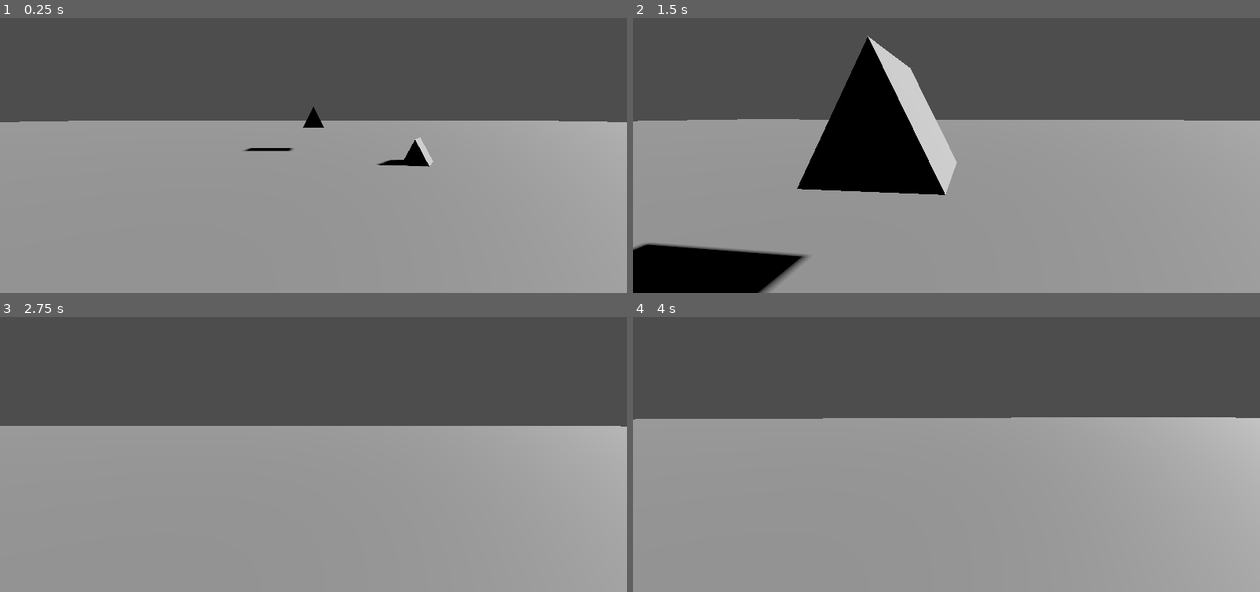
Above: before the commit, frames 1-4 (two rows, left to right).
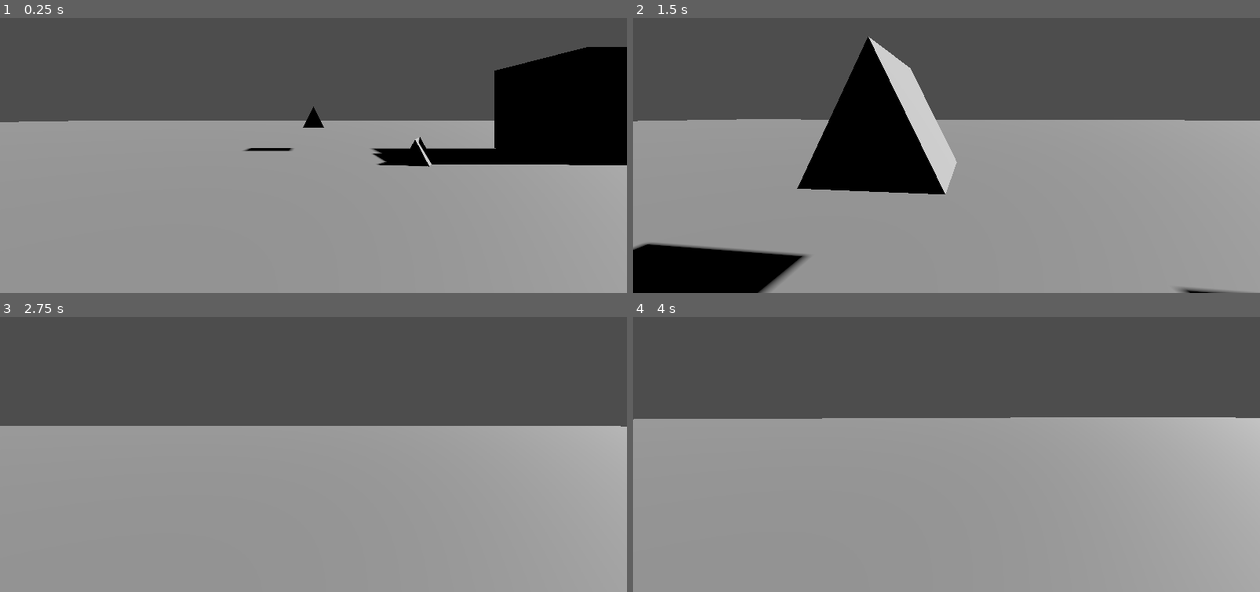
Above: after the commit, the same moments.

Repository: emeryplyler/Jam
Game: Godot game, scene res://main.tscn
The game is run twice, just before and just after one commit, with the same random seed, the same clock (stepped at 60 frames per second) and the same inputs.
Inputs (mouse positions are in pixels of both pictures, inside the frame that each line leads up to):
- Up to frame 1 (0.25 s): no input
- Up to frame 2 (1.5 s): tap Enter (ui_accept) at 0.5, 0.77 s; move the mouse to (977, 117) at 0.52 s; hold W (Forward) from 0.53 s (still down); tap E (Interact, bound only after the commit) at 0.6 s; tap Space (Interact, bound only before the commit) at 0.8, 1.35 s; move the mouse to (915, 119) at 1.27 s
- Up to frame 3 (2.75 s): keep holding W (Forward); tap Enter (ui_accept) at 1.52, 2 s; tap E (Interact, bound only after the commit) at 1.55, 2.1 s; move the mouse to (326, 410) at 2.02 s; tap Space (Interact, bound only before the commit) at 2.3 s
- Up to frame 4 (4 s): keep holding W (Forward); tap Enter (ui_accept) at 2.75, 3.02, 3.5, 3.77 s; move the mouse to (940, 421) at 2.77 s; tap Space (Interact, bound only before the commit) at 2.85, 3.8 s; tap E (Interact, bound only after the commit) at 3.05, 3.6 s; move the mouse to (990, 421) at 3.52 s

The runs differ from the first frame. In frame 1, 9.3% of the frame differs, in the area x 3-100%, y 10-54%; in frame 2, 0.2%; in frame 3, less than 0.1%; in frame 4, less than 0.1%.

Commit message:
player can teleport between doors
set destination by dragging into inspector

Diff:
--- /dev/null
+++ b/door.gd
@@ -0,0 +1,23 @@
+extends Area3D
+
+# listen for an interaction signal that will be sent when the player interacts with this item
+# when signal is received, teleport player to the decided location
+# location must be unique between doors
+
+# match this door name between matching locations
+#@export var door_name: String
+@export var destination: Area3D
+
+# Called when the node enters the scene tree for the first time.
+func _ready() -> void:
+	pass
+
+# Called every frame. 'delta' is the elapsed time since the previous frame.
+func _process(delta: float) -> void:
+	pass
+
+
+# called by player script
+func on_interact():
+	var target = destination.global_position
+	return(target)
--- a/main.tscn
+++ b/main.tscn
@@ -1,6 +1,7 @@
-[gd_scene load_steps=7 format=3 uid="uid://c3scy7pclrd8h"]
+[gd_scene load_steps=12 format=3 uid="uid://c3scy7pclrd8h"]
 
-[ext_resource type="Script" path="res://player.gd" id="1_rwvyv"]
+[ext_resource type="PackedScene" uid="uid://cb3bhghcaxos0" path="res://prefabs/door.tscn" id="1_me5c6"]
+[ext_resource type="Script" path="res://player/player.gd" id="1_rwvyv"]
 
 [sub_resource type="WorldBoundaryShape3D" id="WorldBoundaryShape3D_65nkc"]
 
@@ -9,9 +10,20 @@
 
 [sub_resource type="PrismMesh" id="PrismMesh_6wxw5"]
 
+[sub_resource type="StandardMaterial3D" id="StandardMaterial3D_si04p"]
+albedo_color = Color(0.4836, 0.84072, 0.93, 1)
+
+[sub_resource type="BoxMesh" id="BoxMesh_7eftf"]
+material = SubResource("StandardMaterial3D_si04p")
+
+[sub_resource type="BoxShape3D" id="BoxShape3D_llvgx"]
+
 [sub_resource type="CapsuleShape3D" id="CapsuleShape3D_tijw1"]
 
 [sub_resource type="CapsuleMesh" id="CapsuleMesh_46s2m"]
+
+[sub_resource type="CylinderShape3D" id="CylinderShape3D_11rjj"]
+radius = 1.41
 
 [node name="Node3D" type="Node3D"]
 
@@ -38,6 +50,28 @@
 transform = Transform3D(0.831062, 0, -0.55618, 0, 1, 0, 0.55618, 0, 0.831062, 3.6685, 0.354627, -8.0724)
 mesh = SubResource("PrismMesh_6wxw5")
 
+[node name="House" type="Node3D" parent="World"]
+transform = Transform3D(1, 0, 0, 0, 1, 0, 0, 0, 1, 11.281, 1.9802, -9.77067)
+
+[node name="MeshInstance3D" type="MeshInstance3D" parent="World/House"]
+transform = Transform3D(4, 0, 0, 0, 4, 0, 0, 0, 4, 0, 0, 0)
+mesh = SubResource("BoxMesh_7eftf")
+
+[node name="DoorRange" parent="World/House" node_paths=PackedStringArray("destination") instance=ExtResource("1_me5c6")]
+destination = NodePath("../../House2/DoorRange")
+
+[node name="RigidBody3D" type="RigidBody3D" parent="World/House"]
+
+[node name="CollisionShape3D" type="CollisionShape3D" parent="World/House/RigidBody3D"]
+transform = Transform3D(4, 0, 0, 0, 4, 0, 0, 0, 4, 0, 0, 0)
+shape = SubResource("BoxShape3D_llvgx")
+
+[node name="House2" type="Node3D" parent="World"]
+transform = Transform3D(1, 0, 0, 0, 1, 0, 0, 0, 1, 31.3521, 2.29985, -4.82508)
+
+[node name="DoorRange" parent="World/House2" node_paths=PackedStringArray("destination") instance=ExtResource("1_me5c6")]
+destination = NodePath("../../House/DoorRange")
+
 [node name="CharacterBody3D" type="CharacterBody3D" parent="." node_paths=PackedStringArray("cam_arm", "player_view")]
 transform = Transform3D(1, 0, 0, 0, 1, 0, 0, 0, 1, 0, 1.19895, 0)
 script = ExtResource("1_rwvyv")
@@ -48,10 +82,18 @@
 shape = SubResource("CapsuleShape3D_tijw1")
 
 [node name="MeshInstance3D" type="MeshInstance3D" parent="CharacterBody3D"]
-visible = false
 mesh = SubResource("CapsuleMesh_46s2m")
 
 [node name="1stPersonCamArm" type="Node3D" parent="CharacterBody3D"]
+transform = Transform3D(1, 0, 0, 0, 1, 0, 0, 0, 1, 0, 0.6, 0)
 
 [node name="1stPersonCam" type="Camera3D" parent="CharacterBody3D/1stPersonCamArm"]
-transform = Transform3D(1, 0, 0, 0, 1, 0, 0, 0, 1, 0, 0.601149, 0)
+
+[node name="InteractRange" type="Area3D" parent="CharacterBody3D"]
+transform = Transform3D(1, 0, 0, 0, 1, 0, 0, 0, 1, 0, 0, -1.12782)
+
+[node name="CollisionShape3D" type="CollisionShape3D" parent="CharacterBody3D/InteractRange"]
+shape = SubResource("CylinderShape3D_11rjj")
+
+[connection signal="area_entered" from="CharacterBody3D/InteractRange" to="CharacterBody3D" method="_on_interact_range_area_entered"]
+[connection signal="area_exited" from="CharacterBody3D/InteractRange" to="CharacterBody3D" method="_on_interact_range_area_exited"]
--- a/player.gd
+++ b/player/player.gd
@@ -7,6 +7,11 @@
 
 @export var cam_arm: Node3D
 @export var player_view: Camera3D
+@export var interact_range: Area3D
+
+var things_in_range = [] # this is updated whenever things enter InteractRange using signals
+
+signal interact_door
 
 func _ready() -> void:
 	Input.set_mouse_mode(Input.MOUSE_MODE_CAPTURED)
@@ -33,6 +38,25 @@
 		velocity.z = move_toward(velocity.z, 0, SPEED)
 
 
+	# Handle interaction button
+	if Input.is_action_just_pressed("Interact"):
+		if things_in_range.size() > 0:
+			for thing in things_in_range:
+				if thing.is_in_group("Interactable"):
+					if thing.is_in_group("Door"):
+					# send signal opening_door(thing)
+						emit_signal("interact_door", thing)
+						var destination = thing.on_interact()
+						teleport(destination)
+
+	# Code from Carrier for interacting with things
+	#if Input.is_action_just_pressed("interact"):
+	#if objects_in_range.size() > 0 and not held_object: # only hold one thing at a time
+		#for object in objects_in_range:
+			#if object.is_in_group("Grabbable"):
+				#held_object = object
+				#held_object.freeze_mode = RigidBody3D.FREEZE_MODE_KINEMATIC
+				#break
 
 	move_and_slide()
 
@@ -43,3 +67,18 @@
 
 		cam_arm.rotation.x -= event.relative.y * mouse_sens
 		cam_arm.rotation.x = clamp(cam_arm.rotation.x, deg_to_rad(-90), deg_to_rad(90))
+
+
+func _on_interact_range_area_entered(area: Area3D) -> void:
+	if area != interact_range:
+		things_in_range.append(area)
+
+
+func _on_interact_range_area_exited(area: Area3D) -> void:
+	things_in_range.erase(area)
+
+
+func teleport(destination: Vector3):
+	# disable camera or fade to black
+	reset_physics_interpolation()
+	set_position(destination)
--- /dev/null
+++ b/prefabs/door.tscn
@@ -0,0 +1,23 @@
+[gd_scene load_steps=5 format=3 uid="uid://cb3bhghcaxos0"]
+
+[ext_resource type="Script" path="res://door.gd" id="1_dvfwg"]
+[ext_resource type="Shape3D" uid="uid://bbwvy5i1dfs32" path="res://world/house/door/doorShape.tres" id="2_eqexe"]
+
+[sub_resource type="StandardMaterial3D" id="StandardMaterial3D_2u3pd"]
+albedo_color = Color(0.48, 0.3648, 0.336, 1)
+
+[sub_resource type="BoxMesh" id="BoxMesh_icxgq"]
+material = SubResource("StandardMaterial3D_2u3pd")
+size = Vector3(1, 1.5, 0.3)
+
+[node name="DoorRange" type="Area3D" groups=["Door", "Interactable"]]
+transform = Transform3D(1, 0, 0, 0, 1, 0, 0, 0, 1, 0, -1.2544, 1.96618)
+script = ExtResource("1_dvfwg")
+
+[node name="DoorRangeShape" type="CollisionShape3D" parent="."]
+shape = ExtResource("2_eqexe")
+
+[node name="DoorMesh" type="MeshInstance3D" parent="."]
+mesh = SubResource("BoxMesh_icxgq")
+
+[connection signal="body_entered" from="." to="." method="_on_body_entered"]
--- a/project.godot
+++ b/project.godot
@@ -43,6 +43,6 @@
 }
 Interact={
 "deadzone": 0.5,
-"events": [Object(InputEventKey,"resource_local_to_scene":fa …(140 unchanged characters)… d":false,"keycode":0,"physical_keycode":32,"key_label":0,"unicode":32,"location":0,"echo":false,"script":null)
+"events": [Object(InputEventKey,"resource_local_to_scene":fa …(140 unchanged characters)… d":false,"keycode":0,"physical_keycode":69,"key_label":0,"unicode":101,"location":0,"echo":false,"script":null)
 ]
 }
--- /dev/null
+++ b/world/house/door/doorShape.tres
@@ -0,0 +1,4 @@
+[gd_resource type="BoxShape3D" format=3 uid="uid://bbwvy5i1dfs32"]
+
+[resource]
+size = Vector3(1.61, 1.7, 1.155)
